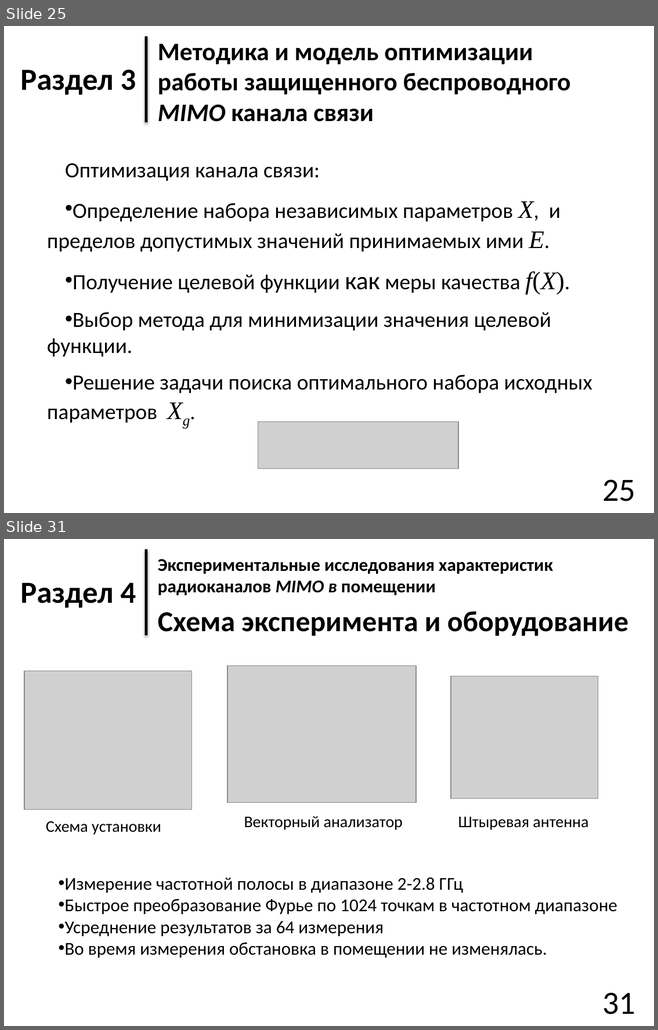
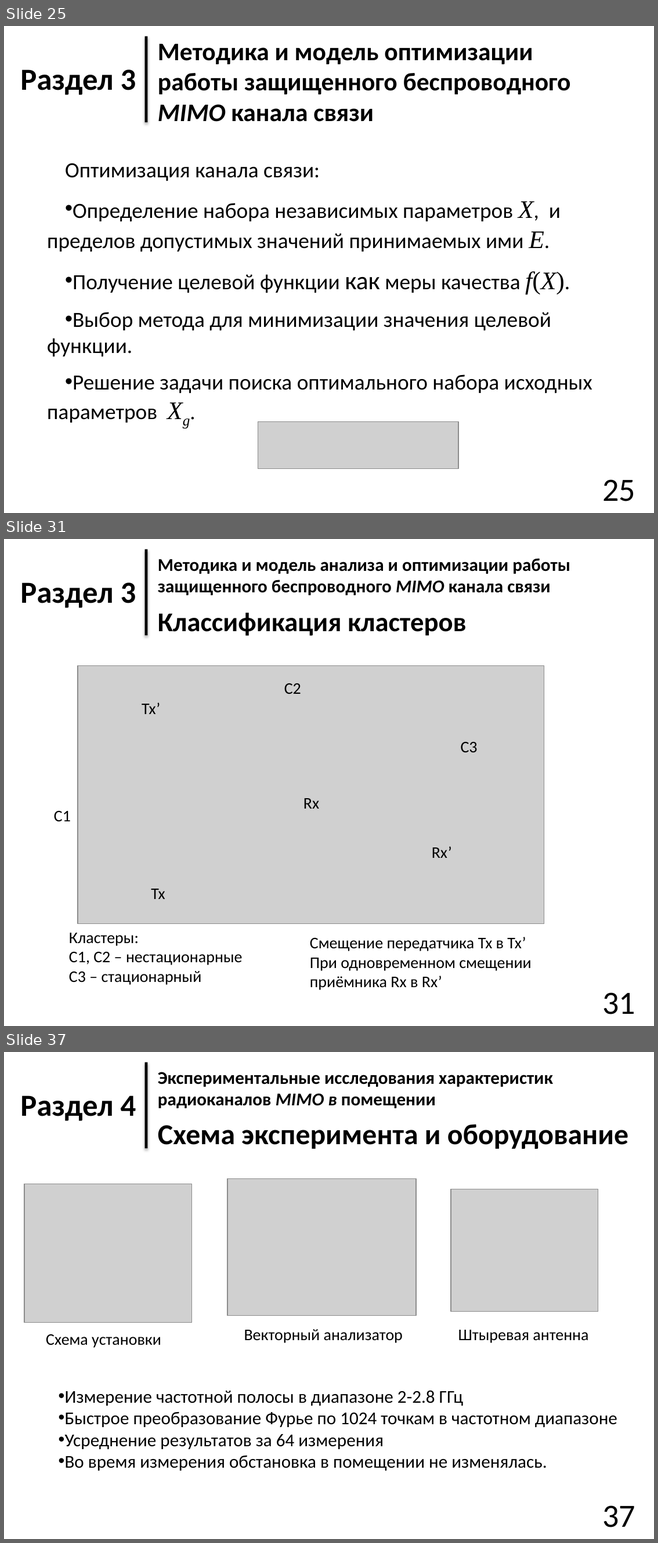
Before and after one commit to Teivaz/diss, a slide deck: Presentation/Презентация_8.pptx. Shown one above the other, each under a label of ours: slides 25 and 31 before the commit, slides 25, 31 and 37 after it; the slides between them are not shown. The pictures are 658x1030 and 658x1543 pixels, drawn with LibreOffice and Linux fonts; fonts in the diff are those of the drawing; grey boxes stand for pictures. Boxes give left, top, right and bottom in pixels: in the first picture for what was removed or moved away, otherwise in the second. Text is boxed around its words. In the diff, an @@ line names an element or a change of style, - is before the commit and + after.

Commit message:
added presentation updated presentation added pictures

```diff
--- a/Presentation/Презентация_8.pptx
+++ b/Presentation/Презентация_8.pptx
@@ slide 31 added at (x1=4, y1=539, x2=654, y2=1026), background #FFFFFF @@
@@ line added from (146, 549) to (146, 635), #000000 3 pt @@
@@ text added at (x1=158, y1=558, x2=570, y2=595), 20 pt, text #000000, bold @@
+Методика и модель анализа и оптимизации работы защищенного беспроводного MIMO канала связи
@@ text added at (x1=20, y1=583, x2=136, y2=608), 34 pt, text #000000, bold @@
+Раздел 3
@@ text added at (x1=158, y1=613, x2=466, y2=636), 30 pt, text #000000, bold @@
+Классификация кластеров
@@ picture added at (x1=78, y1=665, x2=544, y2=924) @@
@@ text added at (x1=284, y1=683, x2=301, y2=694), 18 pt, text #000000 @@
+C2
@@ text added at (x1=141, y1=703, x2=160, y2=714), 18 pt, text #000000 @@
+Tx’
@@ text added at (x1=460, y1=742, x2=477, y2=752), 18 pt, text #000000 @@
+C3
@@ text added at (x1=303, y1=798, x2=319, y2=809), 18 pt, text #000000 @@
+Rx
@@ text added at (x1=54, y1=811, x2=71, y2=822), 18 pt, text #000000 @@
+C1
@@ text added at (x1=431, y1=846, x2=452, y2=858), 18 pt, text #000000 @@
+Rx’
@@ text added at (x1=151, y1=889, x2=165, y2=899), 18 pt, text #000000 @@
+Tx
@@ text added at (x1=69, y1=933, x2=242, y2=985), 18 pt, text #000000 @@
+Кластеры:
+С1, С2 – нестационарные
+С3 – стационарный
@@ text added at (x1=310, y1=937, x2=531, y2=990), 18 pt, text #000000 @@
+Смещение передатчика Tx в Tx’
+При одновременном смещении приёмника Rx в Rx’
@@ page number added at (x1=602, y1=993, x2=635, y2=1015), 36 pt, text #000000 @@
+31
@@ what was slide 31 is now slide 37 @@
@@ page number at (x1=602, y1=1506, x2=635, y2=1528): text changed @@
-31
+37
```
Also in this commit, not shown: 6 slides changed, 8 other slides added, 17 other files.
